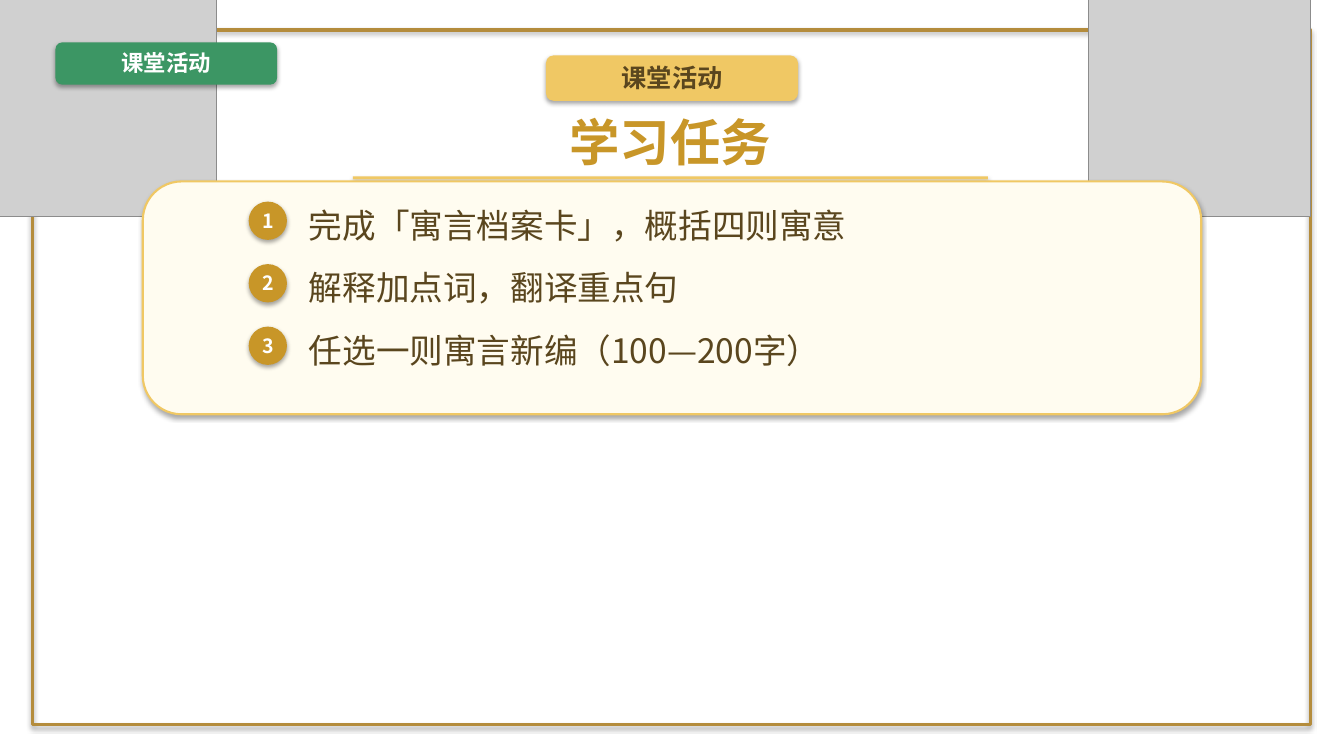
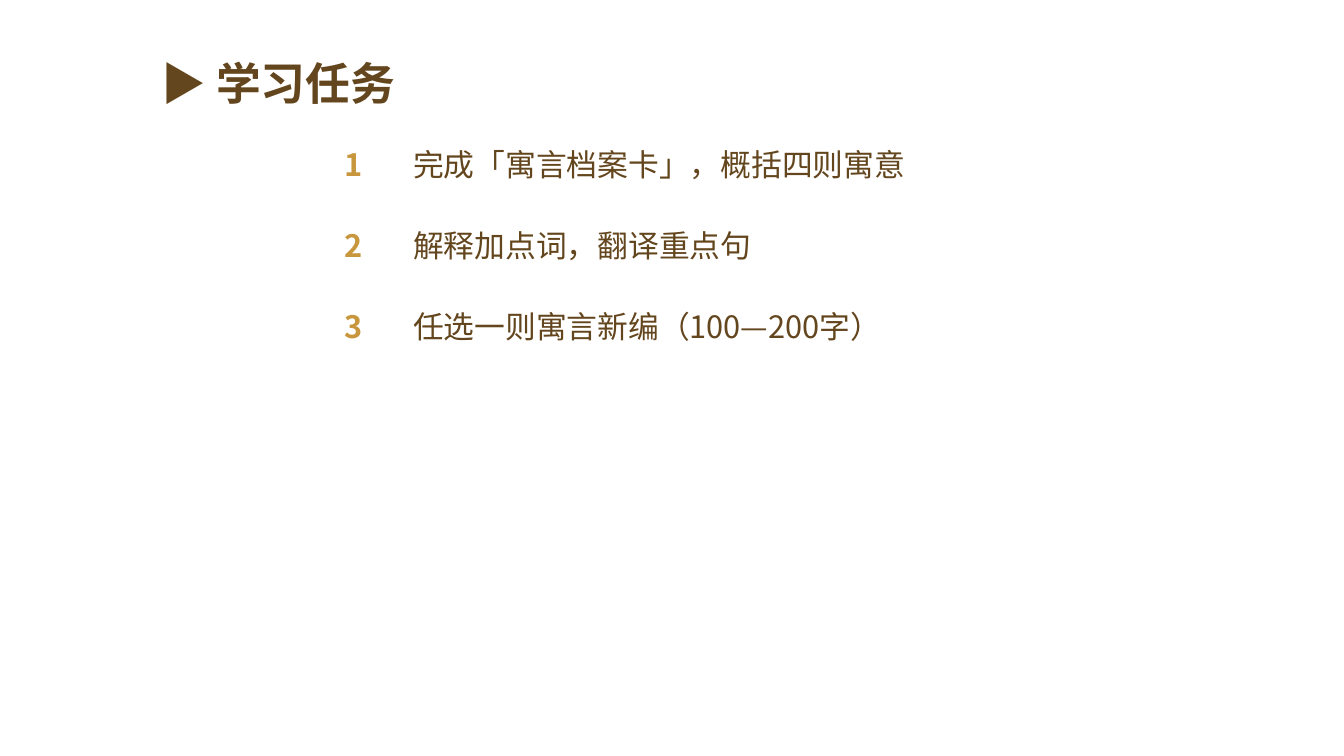
Before and after one commit to decemberlin54-del/declin, a slide deck: slide 6 of unit6-lesson24-fables.pptx. Drawn at 1344x756 pixels with LibreOffice and Linux fonts; fonts in the diff are those of the drawing; grey boxes stand for pictures; background and template pictures are left out. Boxes give left, top, right and bottom in pixels: in the first picture for what was removed or moved away, otherwise in the second. Text is boxed around its words. In the diff, an @@ line names an element or a change of style, - is before the commit and + after.

```diff
--- a/unit6-lesson24-fables.pptx
+++ b/unit6-lesson24-fables.pptx
@@ picture removed at (0, 0, 217, 217) @@
@@ picture removed at (1089, 0, 1311, 217) @@
@@ rectangle removed at (32, 30, 1311, 725) @@
@@ rounded rectangle removed at (55, 42, 277, 85) @@
@@ text removed at (122, 52, 211, 73) @@
-课堂活动
@@ rounded rectangle removed at (546, 55, 799, 101) @@
@@ text at (216, 61, 395, 104): text changed; size 36 to 32 pt; text colour #C89628 to #64461E @@
-学习任务
+▶ 学习任务
@@ text removed at (622, 65, 723, 89) @@
-课堂活动
@@ size 14 to 22 pt, text colour #FFFFFF to #C8963C; alignment centre to right; less space between paragraphs in 3 elements at (345, 315, 363, 339), (345, 234, 363, 257), (345, 153, 363, 176) @@
@@ text "1": place and size @@
-text "1" at (262, 213, 274, 228)
+text "1" at (345, 153, 363, 176)
@@ size 24 to 22 pt, text colour #5A461E to #64461E; less space between paragraphs in 3 elements at (413, 312, 881, 341), (413, 231, 751, 260), (413, 150, 905, 179) @@
@@ text "完成「寓言档案卡」，概括四则寓意": place and size @@
-text "完成「寓言档案卡」，概括四则寓意" at (309, 209, 847, 242)
+text "完成「寓言档案卡」，概括四则寓意" at (413, 150, 905, 179)
@@ rectangle removed at (353, 176, 988, 179) @@
@@ rounded rectangle removed at (143, 181, 1202, 414) @@
@@ ellipse removed at (249, 202, 287, 240) @@
@@ text "2": place and size @@
-text "2" at (262, 275, 274, 290)
+text "2" at (345, 234, 363, 257)
@@ text "解释加点词，翻译重点句": place and size @@
-text "解释加点词，翻译重点句" at (309, 271, 679, 304)
+text "解释加点词，翻译重点句" at (413, 231, 751, 260)
@@ ellipse removed at (249, 264, 287, 302) @@
@@ text "3": place and size @@
-text "3" at (262, 338, 274, 354)
+text "3" at (345, 315, 363, 339)
@@ ellipse removed at (249, 327, 287, 365) @@
@@ text "任选一则寓言新编（100—200字）": place and size @@
-text "任选一则寓言新编（100—200字）" at (309, 334, 821, 366)
+text "任选一则寓言新编（100—200字）" at (413, 312, 881, 341)
```
Also in this commit, not shown: 4 other slides changed, 1 slide added, 3 slides removed, 20 other files.
